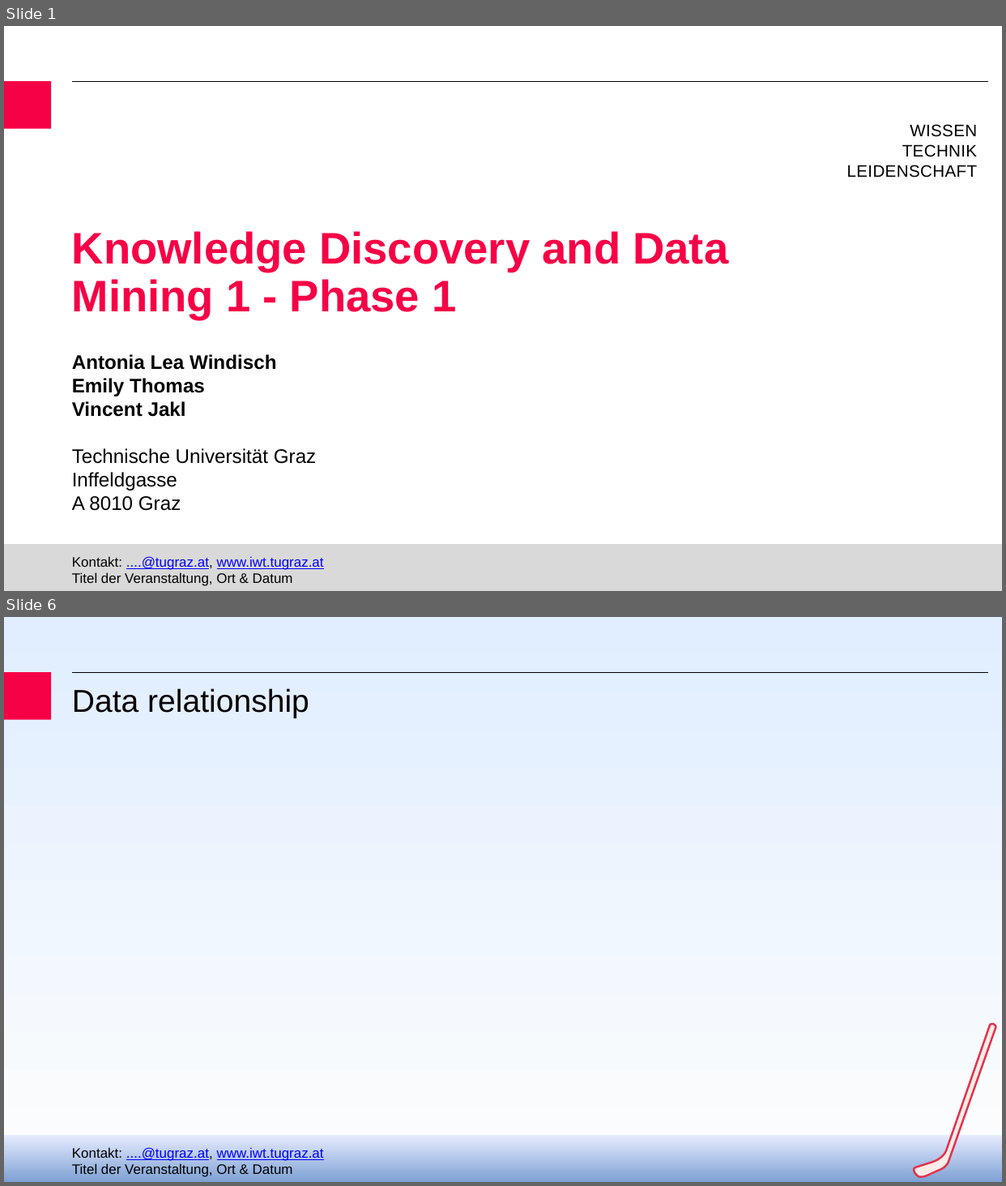
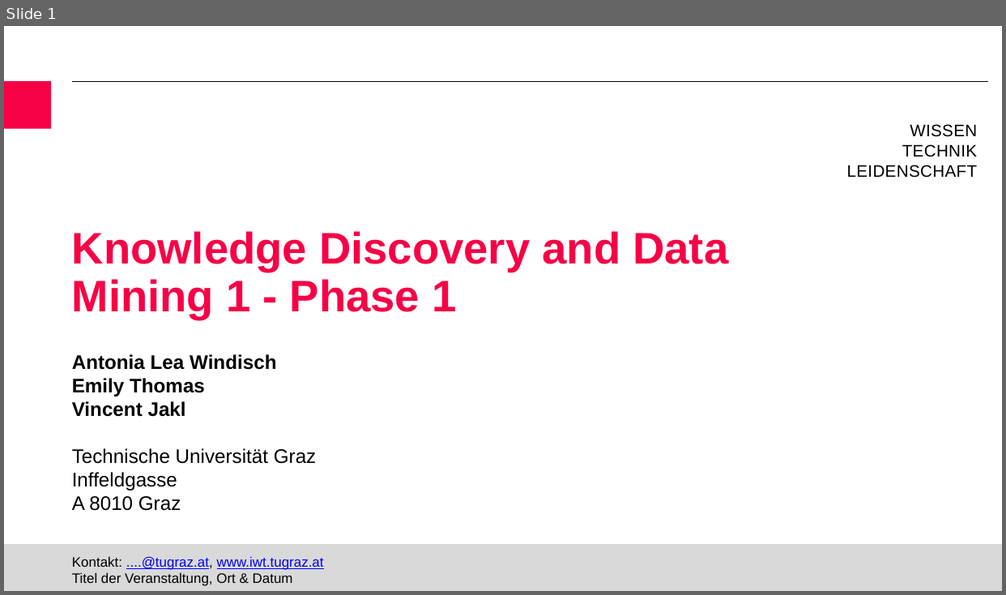
Before and after one commit to jaklvinc/KnowledgeDiscoveryAndDataMining-TUGraz-2026, a slide deck: phase_1/KDDM_phase1_presentation.pptx. Shown one above the other, each under a label of ours: slides 1 and 6 before the commit, slide 1 after it; the slides between them are not shown. The pictures are 1006x1186 and 1006x595 pixels, drawn with LibreOffice and Linux fonts; fonts in the diff are those of the drawing; background and template pictures are left out. Boxes give left, top, right and bottom in pixels: in the first picture for what was removed or moved away, otherwise in the second. Text is boxed around its words. In the diff, an @@ line names an element or a change of style, - is before the commit and + after.

Commit message:
updated presentation
Heatmap just for high correlation but doesnt look nice. Monotone relationship added to presentation

```diff
--- a/phase_1/KDDM_phase1_presentation.pptx
+++ b/phase_1/KDDM_phase1_presentation.pptx
@@ slide 6 removed at bbox=[4, 617, 1002, 1182], background gradient #FDFDFD to #E0EEFF; not listed: 3 template elements that a slide beside it also shows @@
@@ title removed at bbox=[72, 688, 309, 718] @@
-Data relationship
@@ freeform shape removed at bbox=[914, 1024, 996, 1177] @@
@@ rectangle removed at bbox=[4, 1135, 1002, 1182] @@
```
Also in this commit, not shown: 9 slides changed, 1 slide added, 2 other files.
